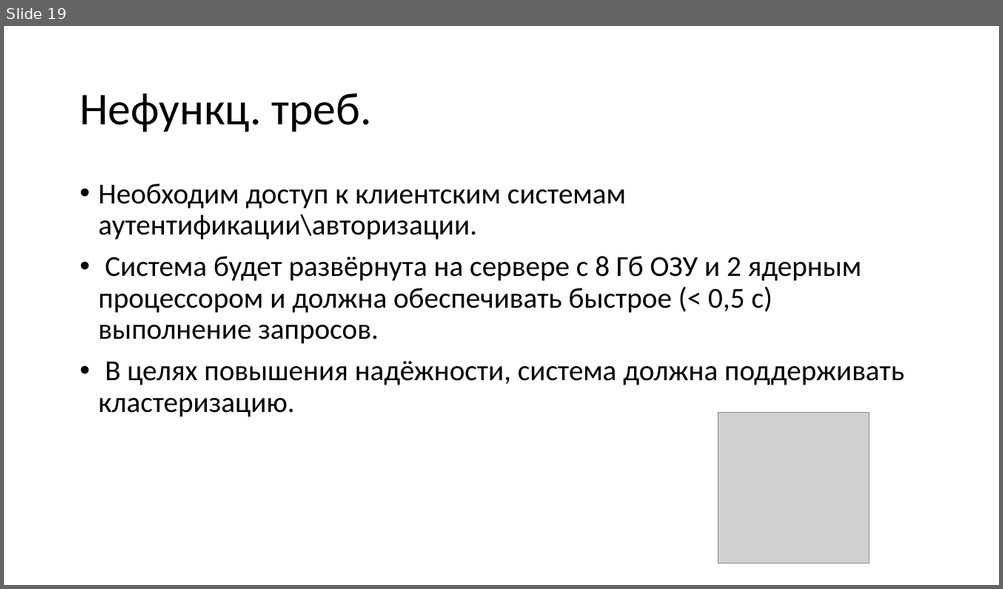
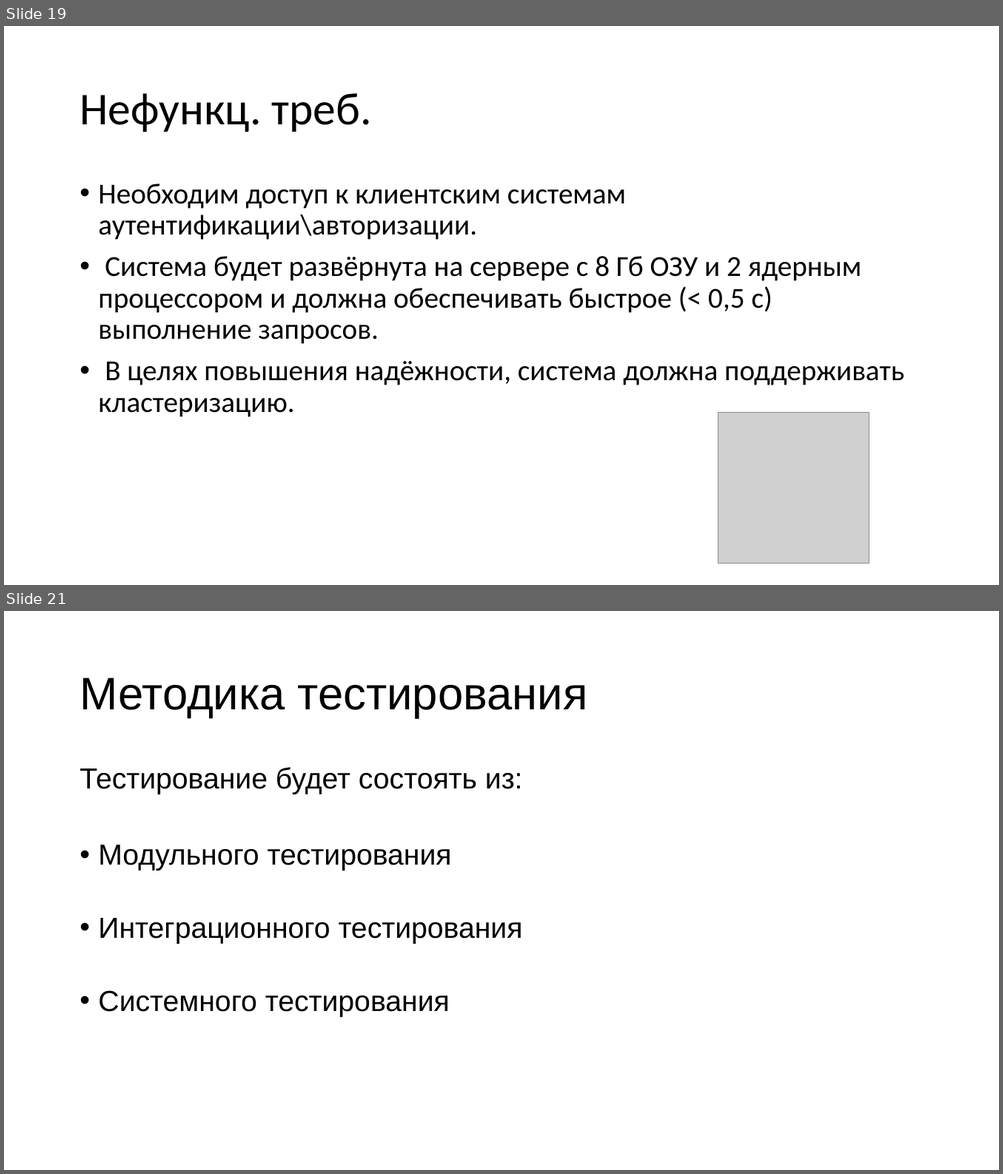
Before and after one commit to KozinOleg97/diplom, a slide deck: Vkr_p2.ppt. Shown one above the other, each under a label of ours: slide 19 before the commit, slides 19 and 21 after it; the slides between them are not shown. The pictures are 1003x589 and 1003x1174 pixels, drawn with LibreOffice and Linux fonts; fonts in the diff are those of the drawing; grey boxes stand for pictures. Boxes give left, top, right and bottom in pixels: in the first picture for what was removed or moved away, otherwise in the second. Text is boxed around its words. In the diff, an @@ line names an element or a change of style, - is before the commit and + after.

```diff
--- a/Vkr_p2.ppt
+++ b/Vkr_p2.ppt
@@ slide 21 added at <box>4,611,999,1170</box>, background #FFFFFF @@
@@ title added at <box>79,678,588,718</box>, 44 pt, text #000000 @@
+Методика тестирования
@@ text added at <box>79,767,523,1017</box>, 28 pt, text #000000 @@
+Тестирование будет состоять из:
+• Модульного тестирования
+• Интеграционного тестирования
+• Системного тестирования
```
Also in this commit, not shown: 2 slides changed, 3 other slides added.
